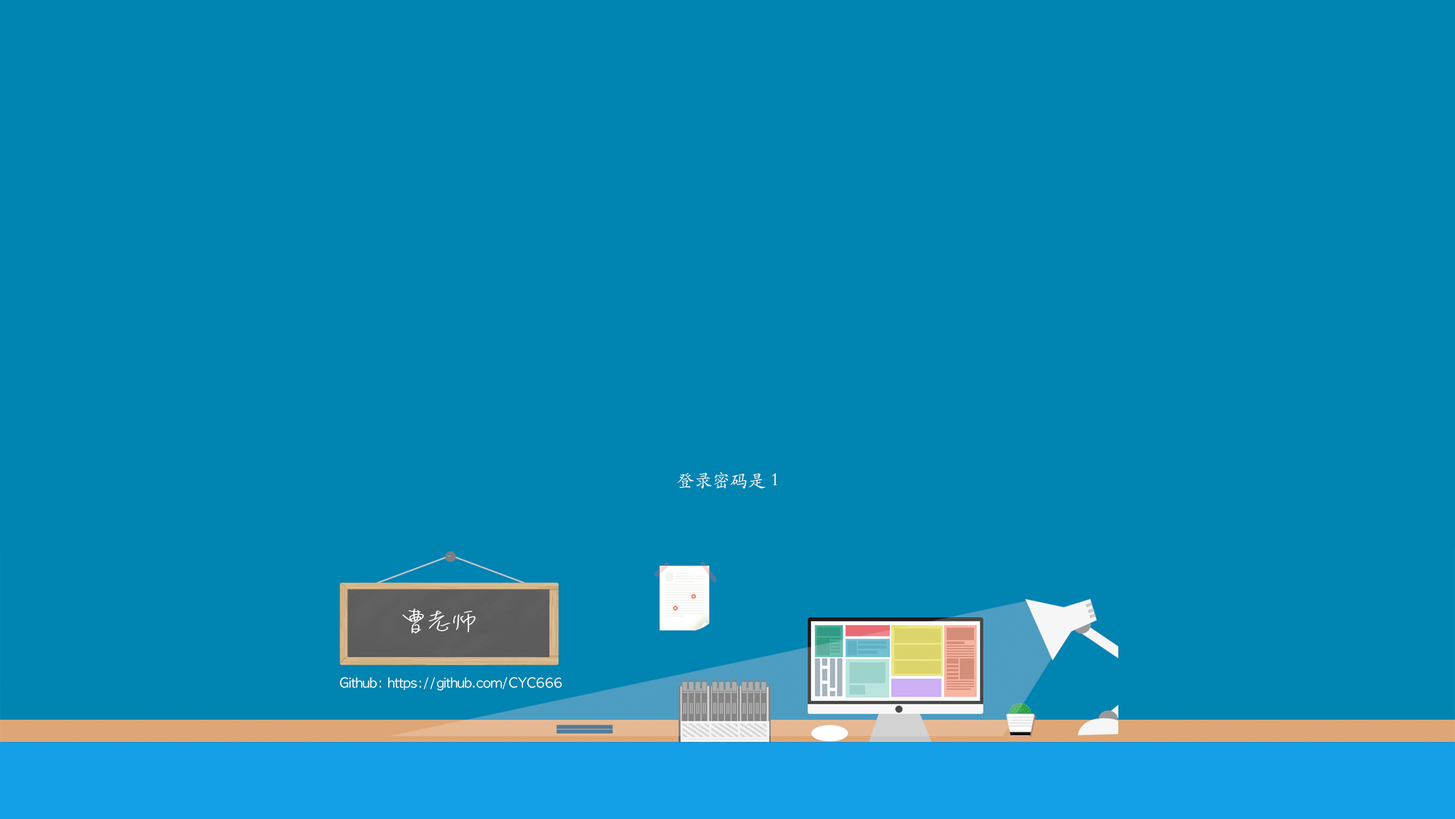
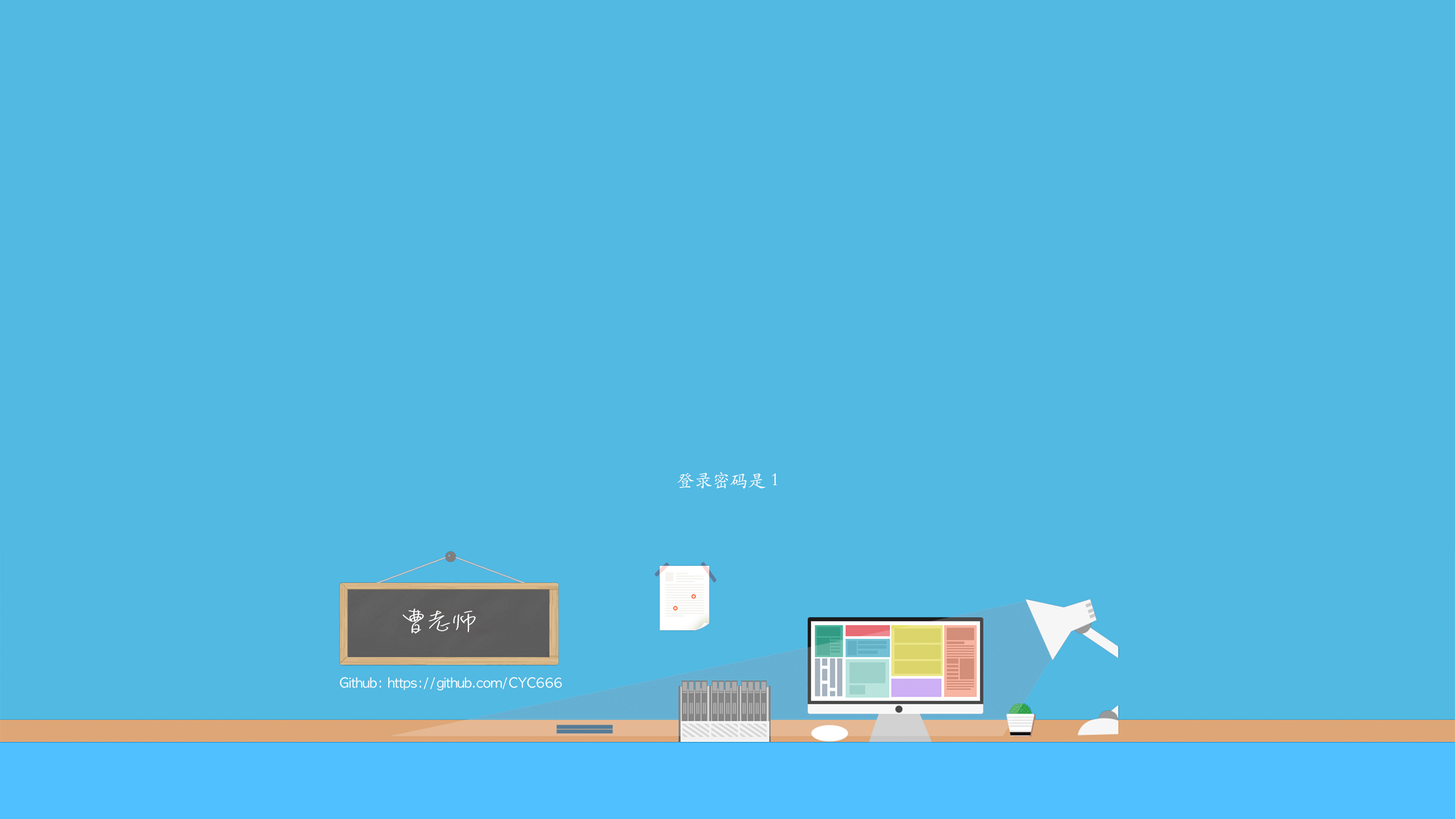
Before/after of a (1455, 819) layered artwork. What changed in the layer stack:
painted on "WX20190509-174944@2x" over (0, 0, 1455, 819)
